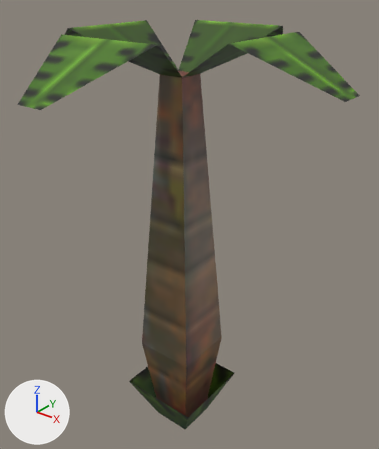
Before and after pictures for a commit that changed the COLLADA model gfx/OBJS/palmtree.dae.
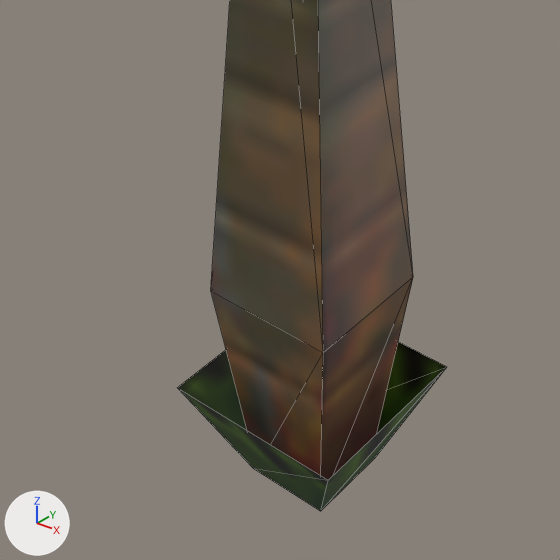
There are two pictures of each version: one whole from a 50 mm camera at (3.52, -4.24, 5.57) aimed at (-0.02, 0.18, 2.83), one close up on the part from 16% to 74% of the width and 51% to 100% of the height. Every picture has the same lights, and +X, +Y and +Z are marked at lower left. The close-ups show mesh edges as thin lines. Where no turn or scale is listed for an object, it has been applied to the vertices. Vertices at the same position are counted once.

The first close-up shows 'Palm Tree'.
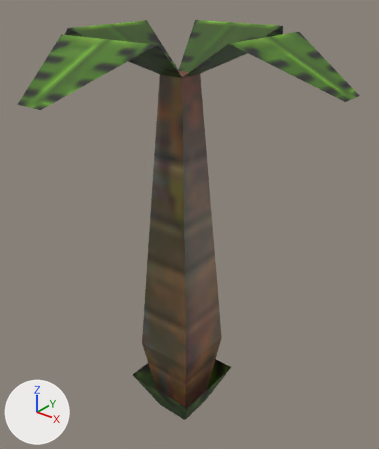
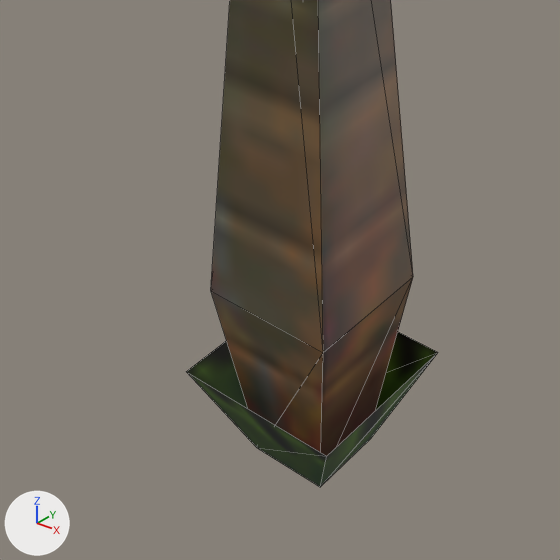
The newer file is also rescaled (x0.718), turned or shifted as a whole; pictures and numbers use the older file's frame.

What changed in the scene script:
```text
Change me_cube_035:
    where me_cube_035.from_pydata(...)  # 42 vertices, 42 faces; spans x -1.84..1.84, y -1.85..1.85, z 0.0..5.04
    used by ob_palm_tree; location = (0.0, 0.0, 0.0)
    me_cube_035 part 1: the loose piece of 8 vertices spanning x -0.51..0.51, y -0.51..0.51, z 0.0..0.62 is scaled about its middle by 0.928, then moved by (0.0, 0.0, 0.13)
    me_cube_035 part 2
    me_cube_035.vertices[0].co: (-0.22, -0.22, 0.0) -> (-0.21, -0.21, 0.15)
    me_cube_035.vertices[1].co: (-0.22, 0.22, 0.0) -> (-0.21, 0.21, 0.15)
    me_cube_035.vertices[2].co: (0.22, -0.22, 0.0) -> (0.21, -0.21, 0.15)
    me_cube_035.vertices[3].co: (0.22, 0.22, 0.0) -> (0.21, 0.21, 0.15)
```

Changed parts and their boxes (x1, y1, x2, y2) in the close-ups (560 x 560 px; the box of a moved part takes in the faces that stretch with it):
'Palm Tree', reshaped
    before: (177, 0, 447, 511)
    after: (186, 0, 438, 487)
part 1 of me_cube_035, moved or reshaped
    before: (177, 342, 447, 511)
    after: (186, 332, 438, 487)
part 2 of me_cube_035, moved or reshaped
    before: (211, 277, 413, 480)
    after: (211, 277, 413, 456)
